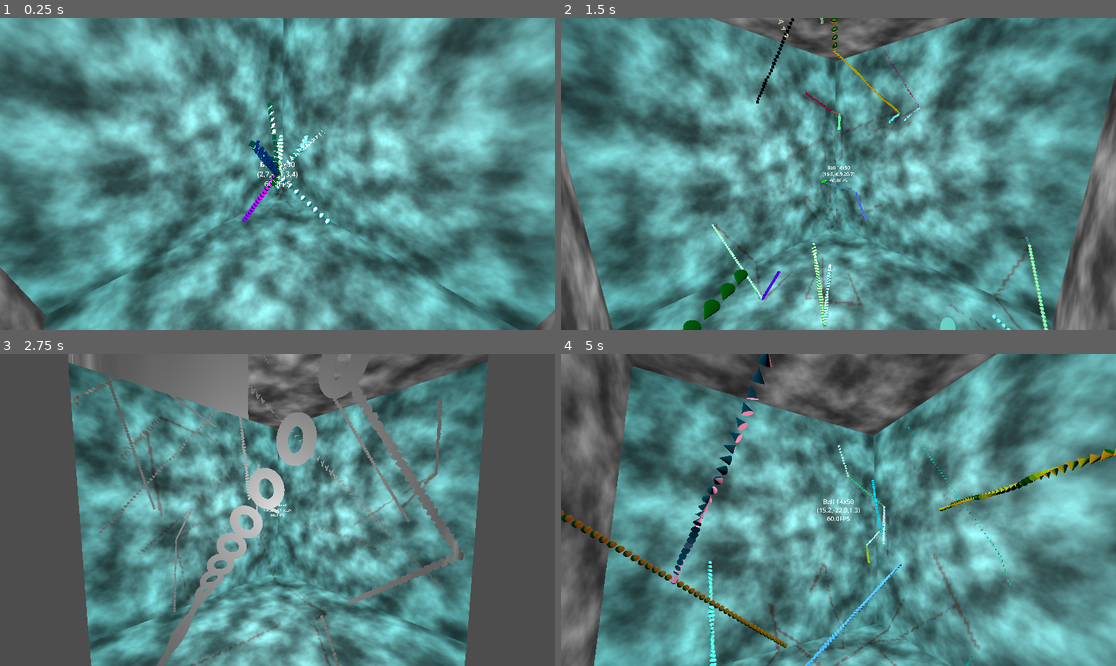
Above: before the commit, frames 1-4 (two rows, left to right).
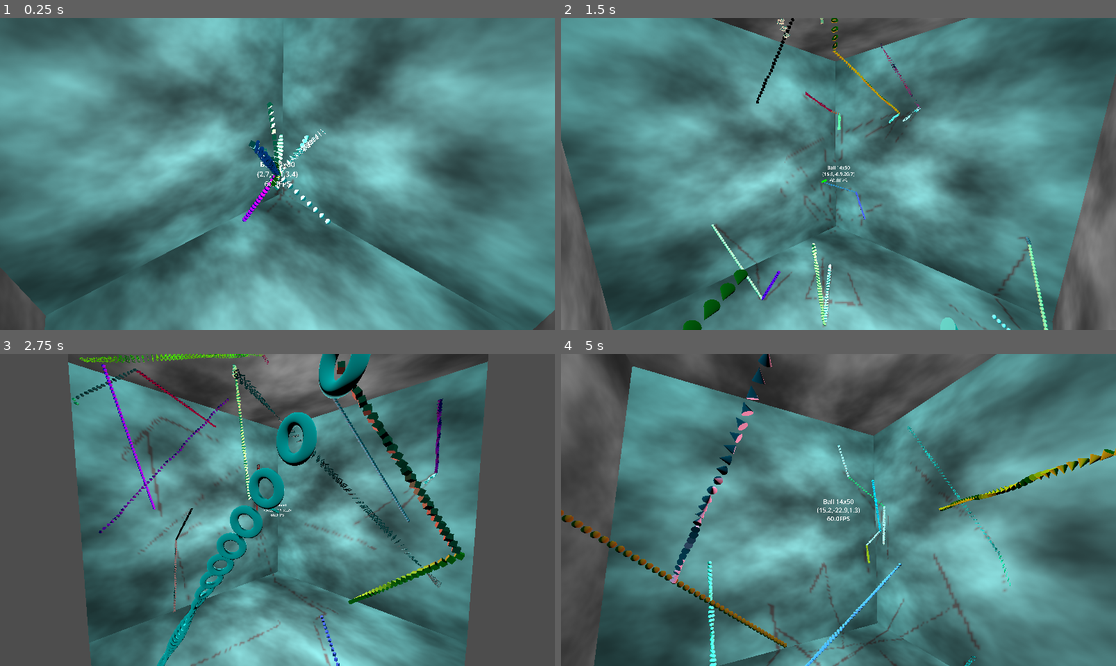
Above: after the commit, the same moments.

Repository: kasworld/gd4game3d
Game: Godot game, scene res://main.tscn
Same seed, same stepped clock (60 frames per second), same inputs: the game is played once before the commit and once after it.
Inputs:
- Up to frame 1 (0.25 s): no input
- Up to frame 2 (1.5 s): no input
- Up to frame 3 (2.75 s): no input
- Up to frame 4 (5 s): no input

The runs differ from the first frame. In frame 1, 62% of the frame differs, in the area x 0-100%, y 0-100%; in frame 2, 59%; in frame 3, 46%; in frame 4, 58%.

Commit message:
change bound box

Diff:
--- a/ball/ball.gd
+++ b/ball/ball.gd
@@ -62,7 +62,7 @@
 func new_text(r :float, mat :Material)->Mesh:
 	var mesh = TextMesh.new()
 	mesh.font_size = r*500
-	mesh.text = "A"
+	mesh.text = "한"
 	mesh.material = mat
 	return mesh
 
--- a/main.gd
+++ b/main.gd
@@ -9,9 +9,10 @@
 var color_mat_list = []
 
 func _ready() -> void:
-	$DirectionalLight3D.position = $BoundBox.size *0.45
+	var bound_size = $BoundBox.mesh.size
+	$DirectionalLight3D.position = bound_size *0.45
 	$DirectionalLight3D.look_at(Vector3.ZERO)
-	b_box = AABB( $BoundBox.position -$BoundBox.size/2, $BoundBox.size)
+	b_box = AABB( $BoundBox.position -bound_size/2, bound_size)
 	for i in NamedColorList.color_list:
 		var co = i[0]
 		color_mat_list.append(new_mat(co))
--- a/main.tscn
+++ b/main.tscn
@@ -1,19 +1,23 @@
-[gd_scene load_steps=6 format=3 uid="uid://c7o2uicaj4xv7"]
+[gd_scene load_steps=7 format=3 uid="uid://c7o2uicaj4xv7"]
 
 [ext_resource type="Script" path="res://main.gd" id="1_nnvt2"]
 [ext_resource type="PackedScene" uid="uid://cpm7kd6k102e" path="res://moving_camera/moving_camera.tscn" id="3_81qi8"]
 
-[sub_resource type="FastNoiseLite" id="FastNoiseLite_oh2di"]
+[sub_resource type="FastNoiseLite" id="FastNoiseLite_d0lnn"]
 
-[sub_resource type="NoiseTexture2D" id="NoiseTexture2D_4uuaj"]
+[sub_resource type="NoiseTexture2D" id="NoiseTexture2D_ppkns"]
 seamless = true
-noise = SubResource("FastNoiseLite_oh2di")
+noise = SubResource("FastNoiseLite_d0lnn")
 
-[sub_resource type="StandardMaterial3D" id="StandardMaterial3D_h4o2a"]
+[sub_resource type="StandardMaterial3D" id="StandardMaterial3D_7qvw6"]
 transparency = 1
-albedo_color = Color(0.501961, 0.501961, 0.501961, 1)
-albedo_texture = SubResource("NoiseTexture2D_4uuaj")
-anisotropy = 1.0
+albedo_color = Color(0.447059, 0.447059, 0.447059, 1)
+albedo_texture = SubResource("NoiseTexture2D_ppkns")
+
+[sub_resource type="BoxMesh" id="BoxMesh_02iee"]
+material = SubResource("StandardMaterial3D_7qvw6")
+flip_faces = true
+size = Vector3(100, 100, 100)
 
 [node name="Main" type="Node3D"]
 script = ExtResource("1_nnvt2")
@@ -30,12 +34,6 @@
 omni_range = 1000.0
 omni_shadow_mode = 0
 
-[node name="BoundBox" type="CSGBox3D" parent="."]
-cast_shadow = 2
-flip_faces = true
-size = Vector3(100, 100, 100)
-material = SubResource("StandardMaterial3D_h4o2a")
-
 [node name="MovingCamera" parent="." instance=ExtResource("3_81qi8")]
 
 [node name="LabelInfo" type="Label3D" parent="."]
@@ -45,3 +43,6 @@
 double_sided = false
 text = "hello	"
 font_size = 128
+
+[node name="BoundBox" type="MeshInstance3D" parent="."]
+mesh = SubResource("BoxMesh_02iee")
--- a/project.godot
+++ b/project.godot
@@ -26,3 +26,7 @@
 window/size/viewport_width=1920
 window/size/viewport_height=1080
 window/size/mode=2
+
+[rendering]
+
+textures/vram_compression/import_etc2_astc=true
Not shown, added: export_presets.cfg
